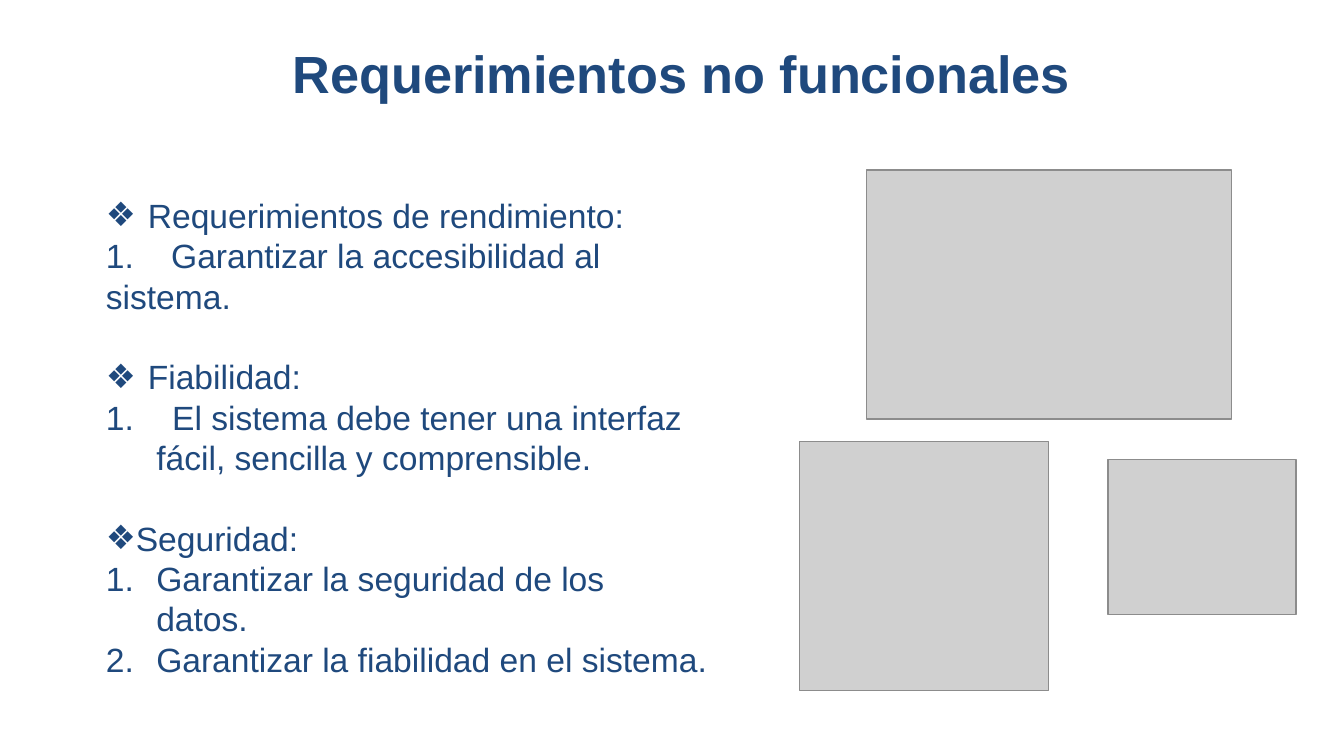
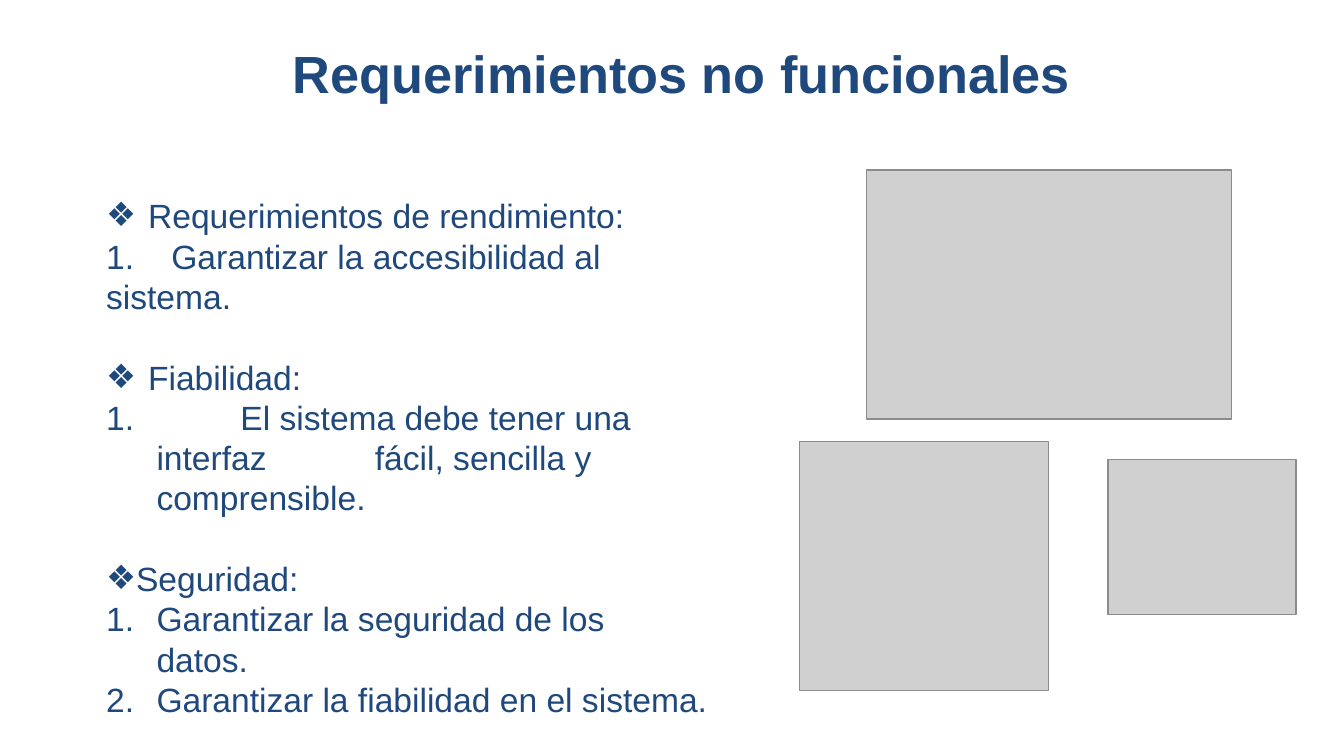
Before and after one commit to LauraV8/ProyectoSena1Tri, a slide deck: slide 28 of Presentación Proyecto.pptx (slide 26 before the commit). Drawn at 1344x756 pixels with LibreOffice and Linux fonts; fonts in the diff are those of the drawing; grey boxes stand for pictures; background and template pictures are left out. Boxes give left, top, right and bottom in pixels: in the first picture for what was removed or moved away, otherwise in the second. Text is boxed around its words. In the diff, an @@ line names an element or a change of style, - is before the commit and + after.

```diff
--- a/Presentación Proyecto.pptx
+++ b/Presentación Proyecto.pptx
@@ text "Requerimientos de rendimiento:" at (106,203,707,713): indent changed @@
```
Also in this commit, not shown: 8 other slides changed, 3 slides added, 1 slide removed, 2 other files.
